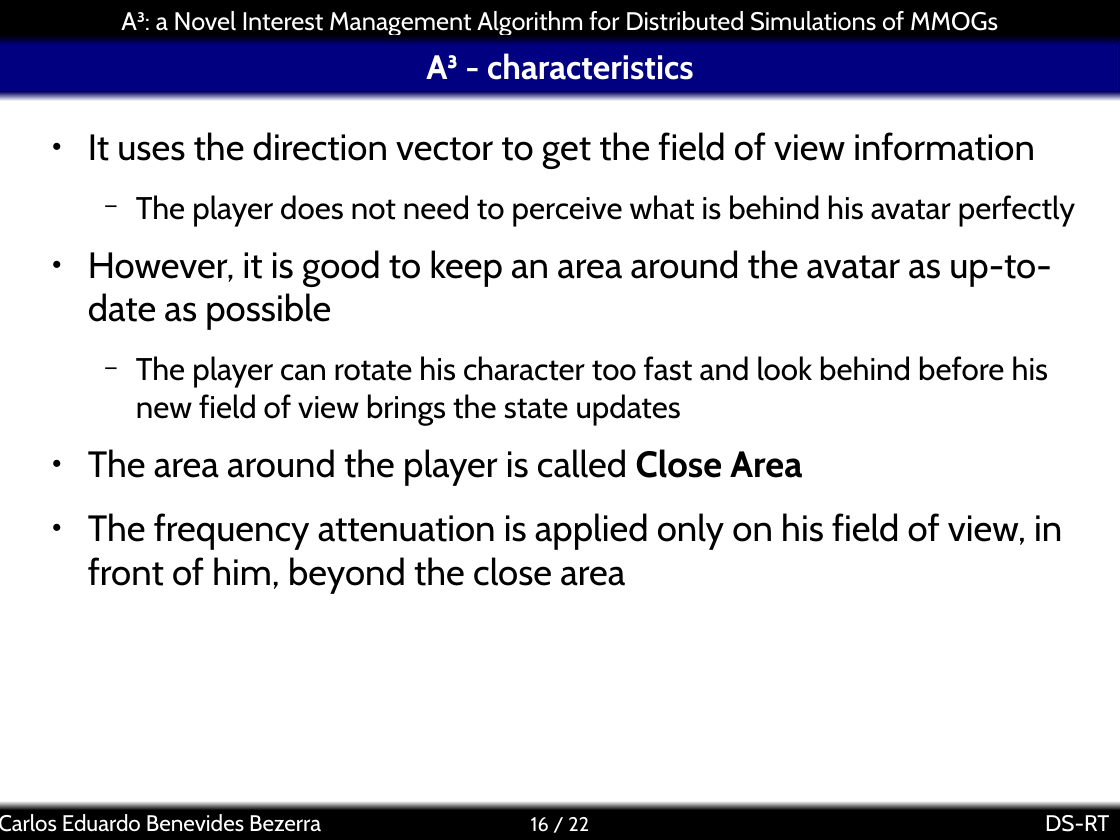
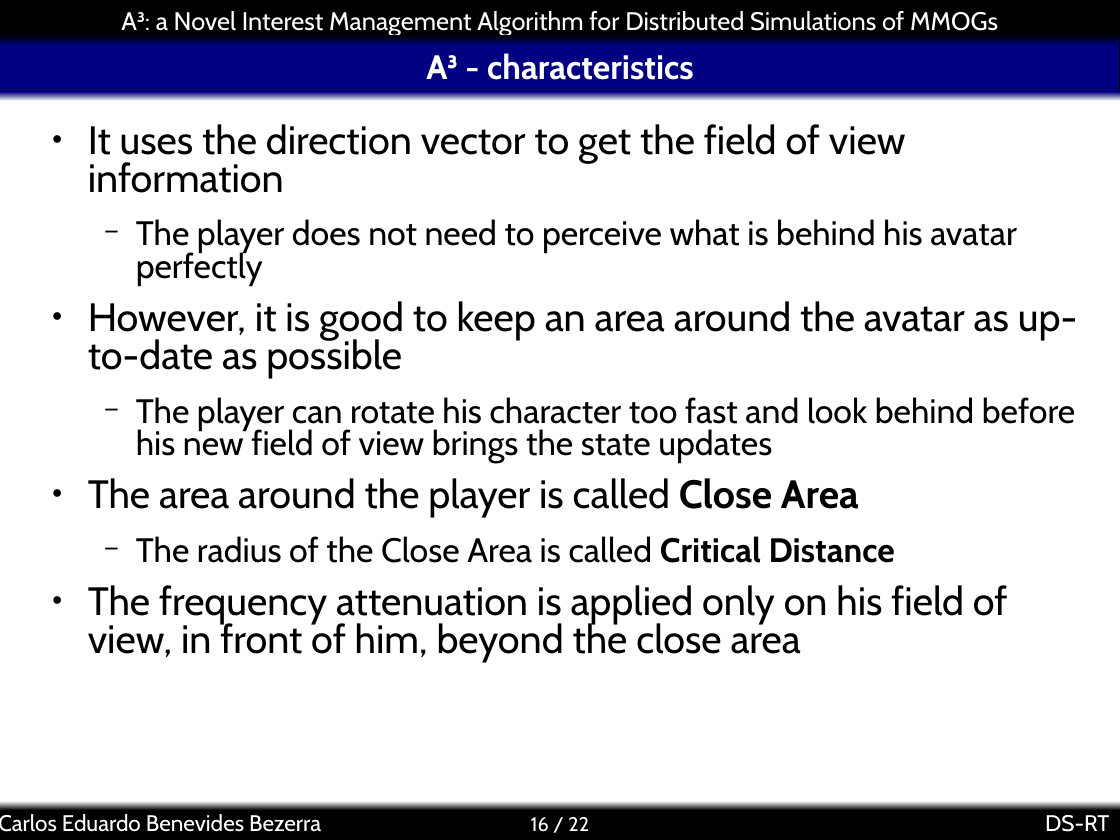
Before and after one commit to kdubezerra/kdubezerra, a slide deck: slide 16 of textos/dsrt/a3slides.ppt. Drawn at 1120x840 pixels with LibreOffice and Linux fonts; fonts in the diff are those of the drawing; background and template pictures are left out. Boxes give left, top, right and bottom in pixels: in the first picture for what was removed or moved away, otherwise in the second. Text is boxed around its words. In the diff, an @@ line names an element or a change of style, - is before the commit and + after.

```diff
--- a/textos/dsrt/a3slides.ppt
+++ b/textos/dsrt/a3slides.ppt
@@ text at bbox=[88, 124, 1077, 662]: size 25.9 to 28 pt in "It uses the direction vector to get ...", "However, it is good to keep an ...", "The area around the player is called ...", "The frequency attenuation is applied only on ..."; size 22.2 to 24 pt in "The player does not need to perceive ...", "The player can rotate his character too ..."; line spacing 1 to 0.8 @@
@@ text at bbox=[136, 536, 895, 563]: paragraph added @@
+  − The radius of the Close Area is called Critical Distance
```
Also in this commit, not shown: 7 other slides changed, 1 slide added, 1 slide removed.
